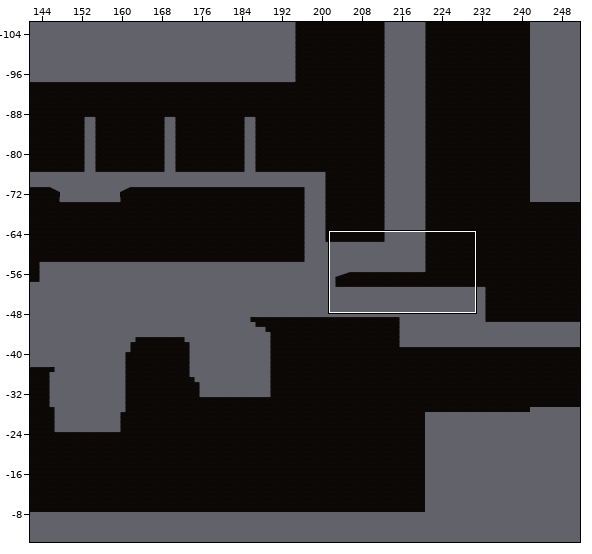
Tiled map -- Assets/Tiled/Level1TileMap/map1-2-1.tmx. The first picture is a wide view before the edit; the outline marks the close-up.
Close-up. Earlier state:
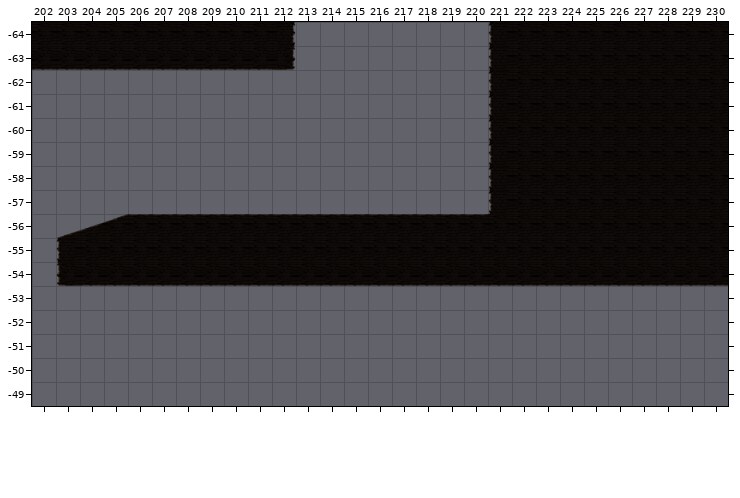
Cells are 256x256 px. Shown: x 202..230, y -64..-49. The commit also changed other parts of the map, which this record leaves out.
The result:
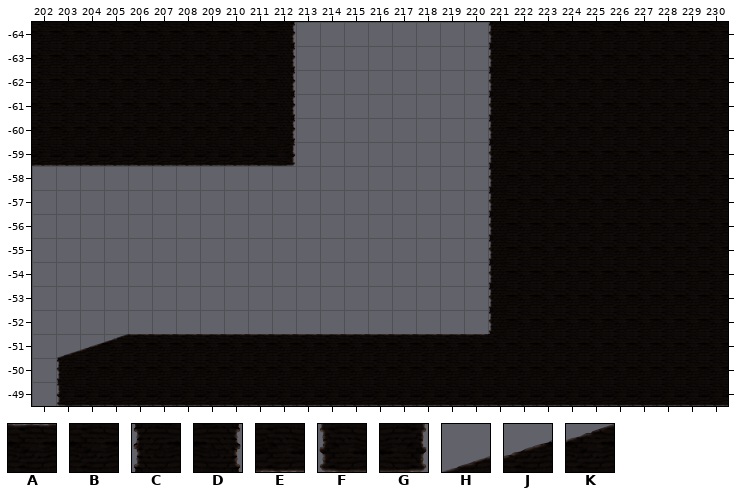
Key: from "Level1 Tileset": A 0, B 8, C 9, D 10, E 16, F 17, G 18, H 24, J 25, K 26.
_ is an empty cell.
The edit:
Layer "ground":
The edit adds tile A in row -51 at x 206 to 220.
Tile E gives way to tile B in row -63 at x 202 to 211; in row -54 at x 222 to 230.
The edit adds tile B in rows -62 to -60 at x 202 to 211; in rows -53 to -52 at x 222 to 230; in row -51 at x 221 to 230; in row -50 at x 204 to 230.
Tile B gives way to tile C in rows -56 to -55 at x 221.
Tile E gives way to tile C in row -54 at x 221.
The edit adds tile C in rows -53 to -52 at x 221; in row -50 at x 203.
Tile G gives way to tile D in row -63 at x 212.
The edit adds tile D in rows -62 to -60 at x 212.
The edit adds tile E in row -59 at x 202 to 211; in row -49 at x 204 to 230.
The edit adds tile F in row -49 at x 203.
The edit adds tile G in row -59 at x 212.
The edit adds tile H in row -51 at x 203.
The edit adds tile J in row -51 at x 204.
The edit adds tile K in row -51 at x 205.
Tile A is removed in row -56 at x 206 to 220.
Tile B is removed in row -55 at x 204 to 220.
Tile C is removed in row -55 at x 203.
Tile E is removed in row -54 at x 204 to 220.
Tile F is removed in row -54 at x 203.
Tile H is removed in row -56 at x 203.
Tile J is removed in row -56 at x 204.
Tile K is removed in row -56 at x 205.
Changed places in both close-ups, as pixel boxes (x1, y1, x2, y2):
changed: (32, 46, 296, 166)
changed: (56, 214, 728, 406)
